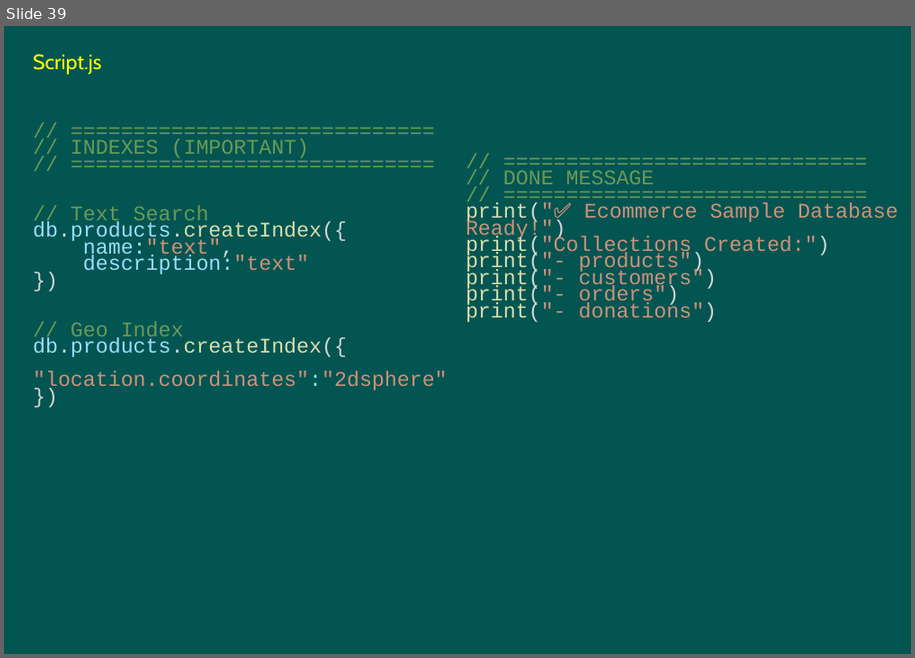
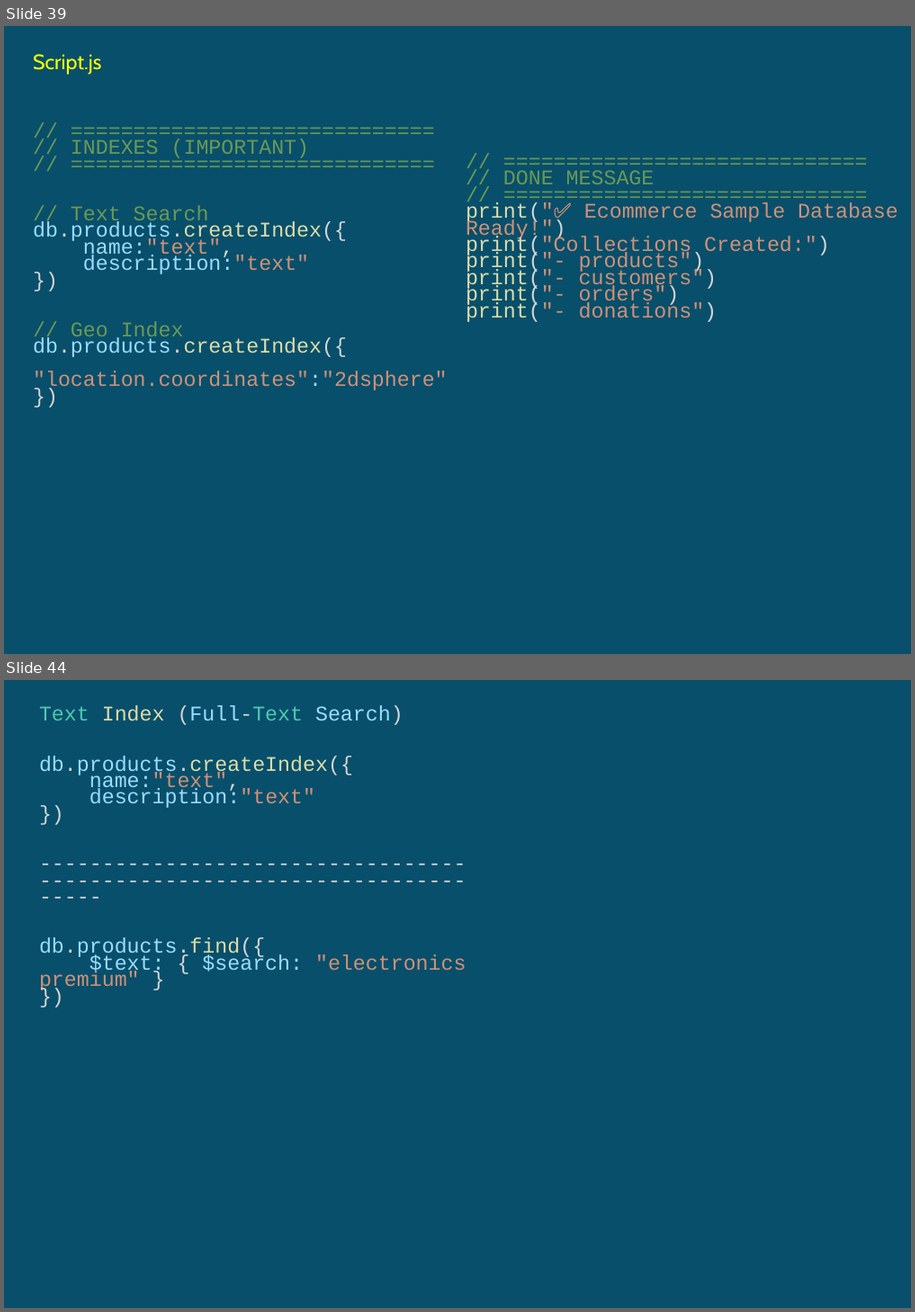
Before and after one commit to umalavanya/FullStackDevelopement_JavaSpring_SQL_ReactProjects, a slide deck: UmaTeachingMaterial/MongoDB-Intellipaat-live-class-handson.pptx. Shown one above the other, each under a label of ours: slide 39 before the commit, slides 39 and 44 after it; the slides between them are not shown. The pictures are 915x658 and 915x1312 pixels, drawn with LibreOffice and Linux fonts; fonts in the diff are those of the drawing. Boxes give left, top, right and bottom in pixels: in the first picture for what was removed or moved away, otherwise in the second. Text is boxed around its words. In the diff, an @@ line names an element or a change of style, - is before the commit and + after.

```diff
--- a/UmaTeachingMaterial/MongoDB-Intellipaat-live-class-handson.pptx
+++ b/UmaTeachingMaterial/MongoDB-Intellipaat-live-class-handson.pptx
@@ slide 44 added at (4, 680, 911, 1308), background #084F6A @@
@@ text added at (39, 705, 466, 992), 18 pt, text #D4D4D4 @@
+Text Index (Full-Text Search)
+db.products.createIndex({
+name:"text",
+description:"text"
+})
+-------------------------------------------------------------------------
+db.products.find({
+$text: { $search: "electronics premium" }
+})
@@ slide 39 changed as well @@
@@ background #035552 to #084F6A @@
```
Also in this commit, not shown: 37 other slides changed, 95 other slides added, 96 slides removed, 1 other file.
